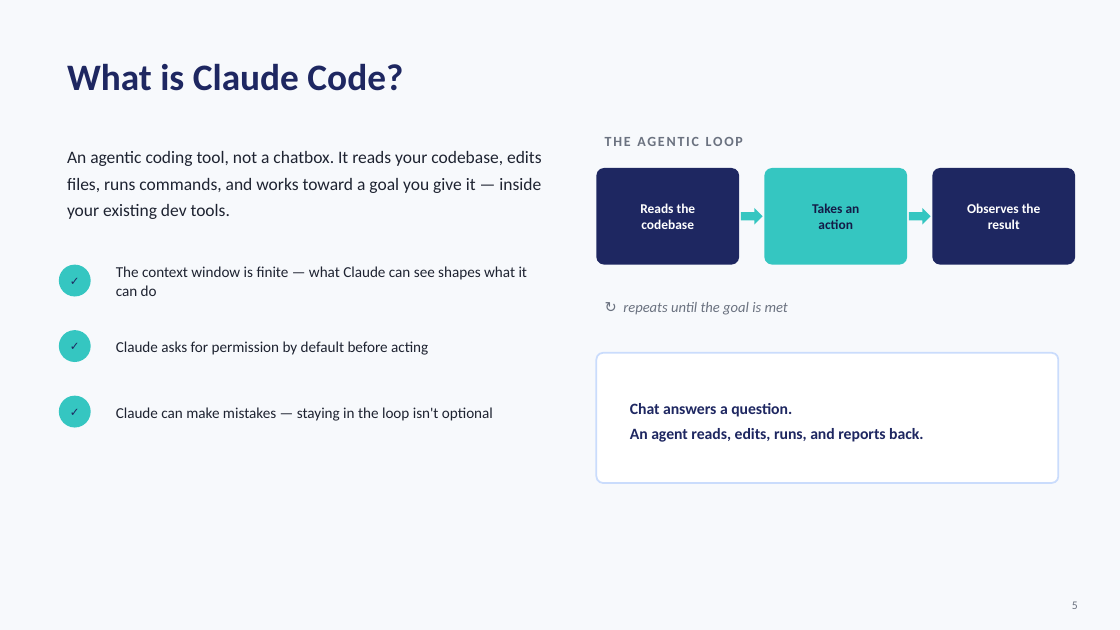
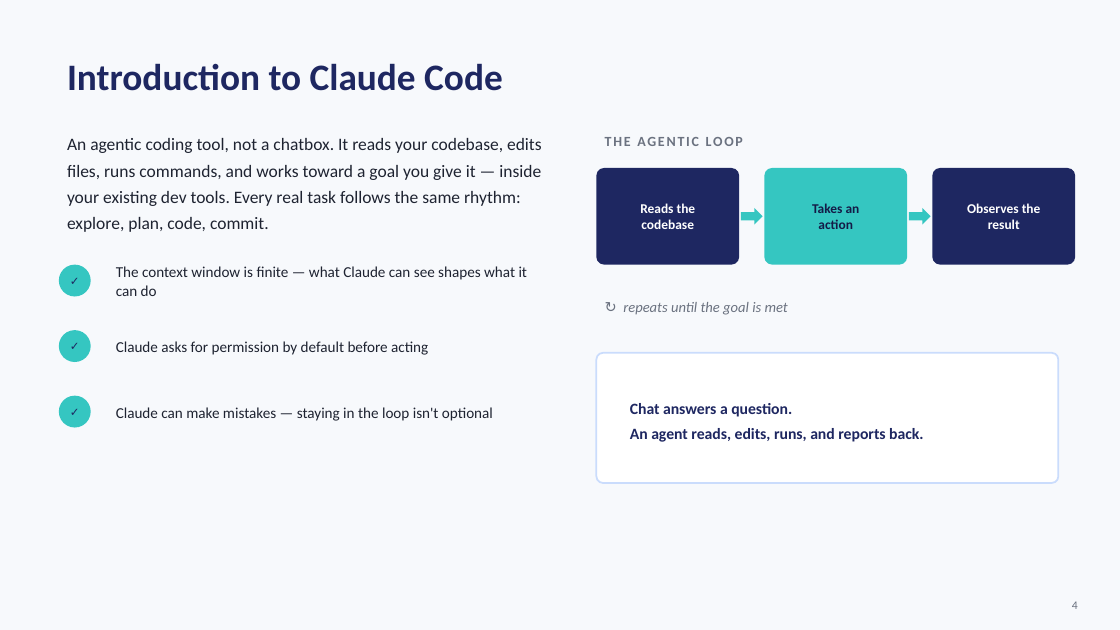
Before and after one commit to RedefineVishw/Demo-Project, a slide deck: slide 4 of ship-ticket-demo.pptx (slide 5 before the commit). Drawn at 1120x630 pixels with LibreOffice and Linux fonts; fonts in the diff are those of the drawing. Boxes give left, top, right and bottom in pixels: in the first picture for what was removed or moved away, otherwise in the second. Text is boxed around its words. In the diff, an @@ line names an element or a change of style, - is before the commit and + after.

```diff
--- a/ship-ticket-demo.pptx
+++ b/ship-ticket-demo.pptx
@@ text at (67,63,503,91): text changed @@
-What is Claude Code?
+Introduction to Claude Code
@@ text at (67,138,542,232): text changed @@
-An agentic coding tool, not a chatbox. It reads your codebase, edits files, runs commands, and works toward a goal you give it — inside your existing dev tools.
+An agentic coding tool, not a chatbox. It reads your codebase, edits files, runs commands, and works toward a goal you give it — inside your existing dev tools. Every real task follows the same rhythm: explore, plan, code, commit.
@@ text at (1072,601,1078,609): text changed @@
-5
+4
```
Also in this commit, not shown: 14 other slides changed, 5 slides added, 2 slides removed, 5 other files.
